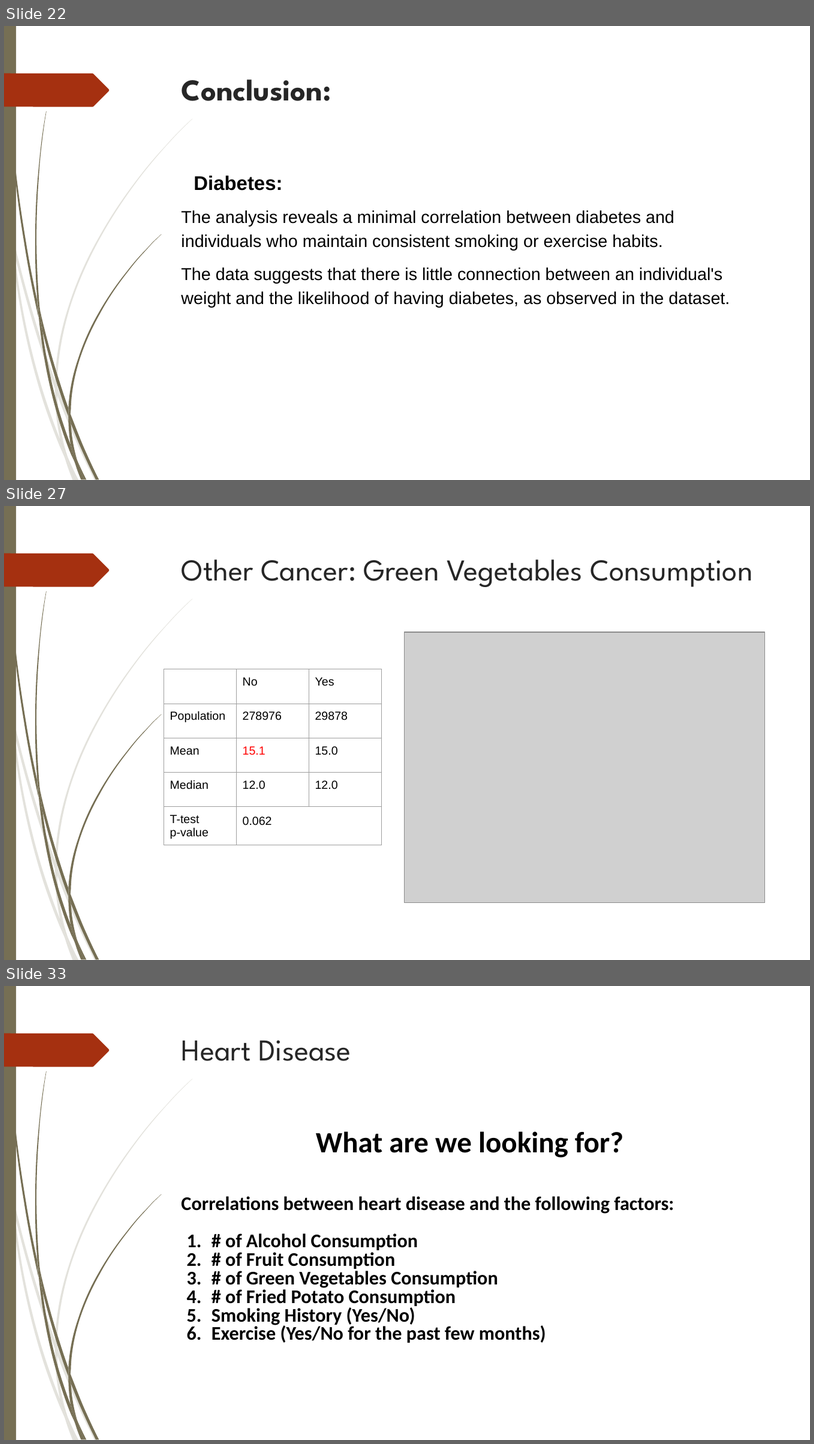
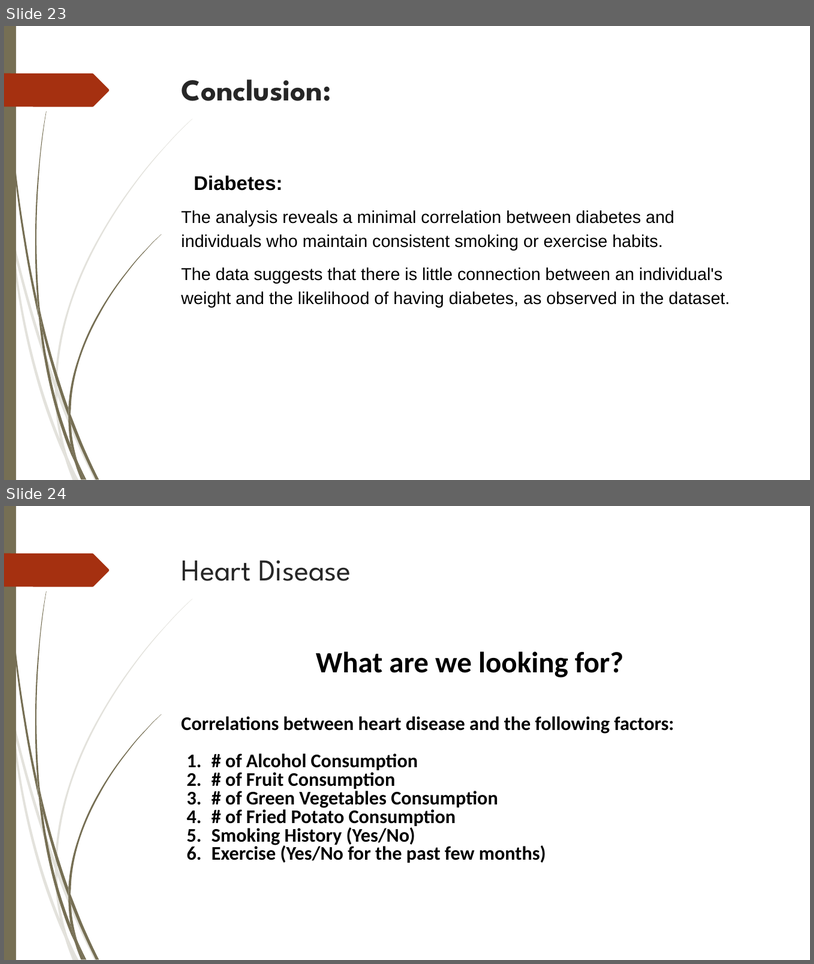
Before and after one commit to jeffrey1008x/Project1Team5, a slide deck: Analysis of Selected Health Issues (Light).pptx. Shown one above the other, each under a label of ours: slides 22, 27 and 33 before the commit, slides 23 and 24 after it; the slides between them are not shown. The pictures are 814x1444 and 814x964 pixels, drawn with LibreOffice and Linux fonts; fonts in the diff are those of the drawing; grey boxes stand for pictures; background and template pictures are left out. Boxes give left, top, right and bottom in pixels: in the first picture for what was removed or moved away, otherwise in the second. Text is boxed around its words. In the diff, an @@ line names an element or a change of style, - is before the commit and + after.

```diff
--- a/Analysis of Selected Health Issues (Light).pptx
+++ b/Analysis of Selected Health Issues (Light).pptx
@@ slide 27 removed at <box>4,506,810,960</box>, background picture (left out); not listed: 24 template elements that a slide beside it also shows @@
@@ title removed at <box>182,559,753,587</box> @@
-Other Cancer: Green Vegetables Consumption
@@ picture removed at <box>404,632,765,902</box> @@
@@ table removed at <box>164,669,381,868</box>, 5 rows, 3 columns @@
- | No | Yes
-Population | 278976 | 29878
-Mean | 15.1 | 15.0
-Median | 12.0 | 12.0
-T-test / p-value | 0.062 | 
@@ what was slide 22 is now slide 23 @@
@@ what was slide 33 is now slide 24 @@
```
Also in this commit, not shown: 11 slides changed, 5 slides added, 13 other slides removed, 1 other file.
